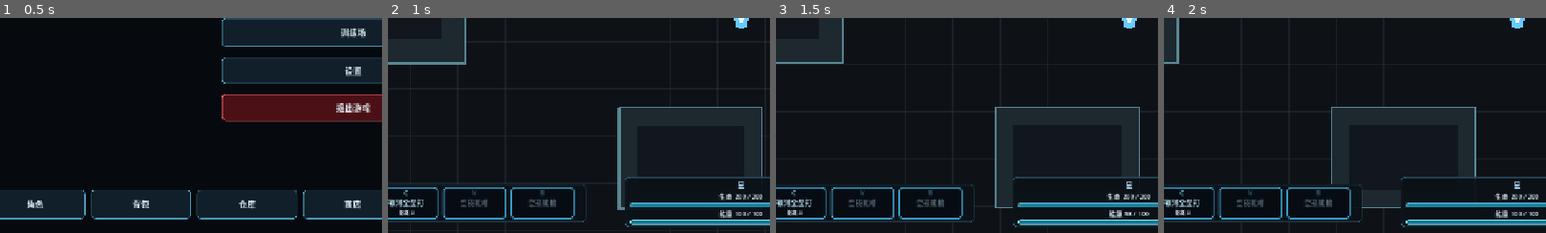
Above: before the commit, frames 1-4 (left to right).
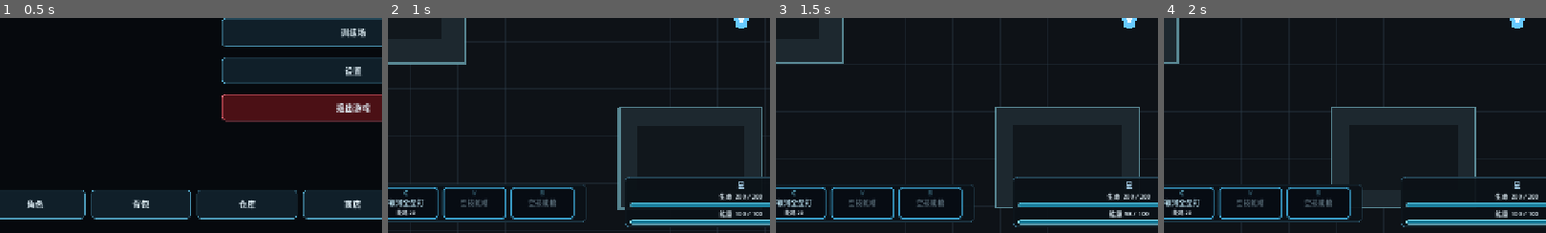
Above: after the commit, the same moments.

Repository: LisBam/StarHacker
Game: Godot game, scene res://scenes/ui/main_menu.tscn
Same seed, same stepped clock (60 frames per second), same inputs: the game is played once before the commit and once after it.
Inputs (mouse positions are % of the whole screen's width and height, from its top left):
- Up to frame 1 (0.5 s): no input
- Up to frame 2 (1 s): click "骇入" at 0.5 s
- Up to frame 3 (1.5 s): tap Enter at 1.25 s; move the mouse to (72, 45) at 1.27 s; hold D (move_right) from 1.28 s (still down); click (72, 45) at 1.35 s
- Up to frame 4 (2 s): keep holding D (move_right)
The pictures show only the part of the screen within x 4-54%, y 50-100%; the shares and areas given below are measured in that part.

Frame 1 is identical in both runs. In frame 2, 0.1% of the frame differs, in the area x 2-8%, y 88-92%; in frame 3, 0.1%; in frame 4, 0.1%.

Commit message:
1.新增角色主动技能能耗   2.完善技能能耗机制文档

Diff:
--- a/data/skills/caelus/firewall_charge.tres
+++ b/data/skills/caelus/firewall_charge.tres
@@ -12,7 +12,7 @@
 targeting_mode = 0
 directional_input_mode = 0
 cooldown_duration = 20.0
-energy_cost = 0.0
+energy_cost = 20.0
 cast_range = 240.0
 directional_half_angle_degrees = 12.0
 target_group = &"skill_targets"
--- a/data/skills/silver_wolf/double_speed.tres
+++ b/data/skills/silver_wolf/double_speed.tres
@@ -11,7 +11,7 @@
 behavior_script = ExtResource("2_behavior")
 targeting_mode = 2
 cooldown_duration = 99.0
-energy_cost = 0.0
+energy_cost = 99.0
 cast_range = 1.0
 target_group = &"skill_targets"
 can_charge = false
--- a/data/skills/silver_wolf/phantom_reality.tres
+++ b/data/skills/silver_wolf/phantom_reality.tres
@@ -13,7 +13,7 @@
 targeting_mode = 0
 directional_input_mode = 1
 cooldown_duration = 9.0
-energy_cost = 0.0
+energy_cost = 9.0
 cast_range = 250.0
 directional_half_angle_degrees = 180.0
 target_group = &"skill_targets"
--- a/data/skills/stelle/galactic_grand_slam.tres
+++ b/data/skills/stelle/galactic_grand_slam.tres
@@ -12,7 +12,7 @@
 targeting_mode = 0
 directional_input_mode = 0
 cooldown_duration = 15.0
-energy_cost = 0.0
+energy_cost = 20.0
 cast_range = 180.0
 directional_half_angle_degrees = 45.0
 target_group = &"skill_targets"
Not shown, changed: docs/skill_system.md
Not shown, changed: docs/扩展包内容.md
Not shown, changed: docs/游戏机制与玩法内容.md
